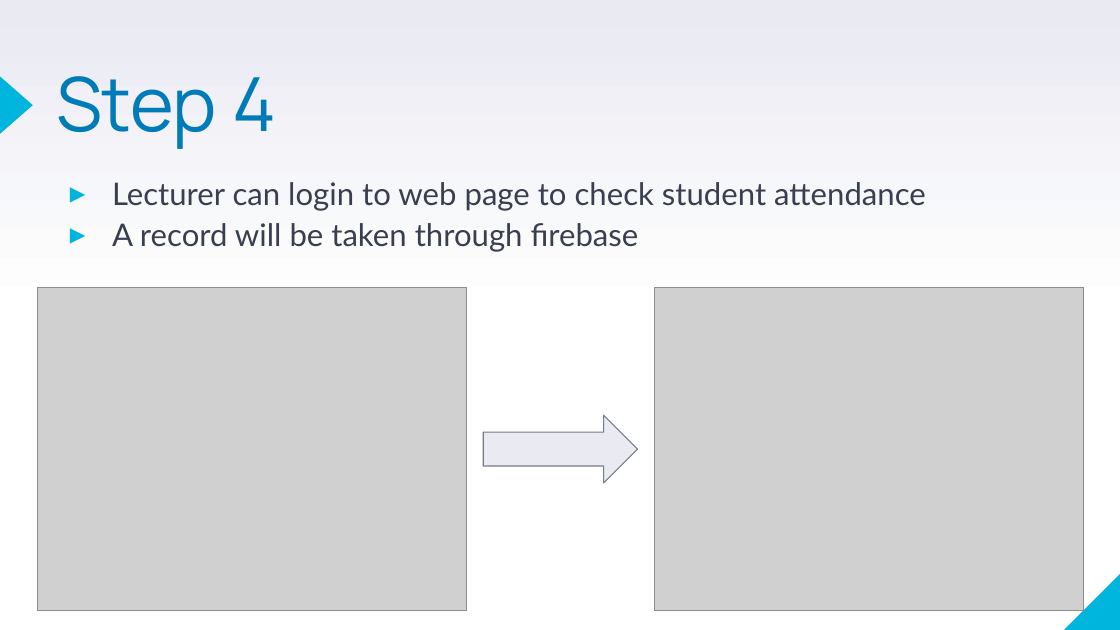
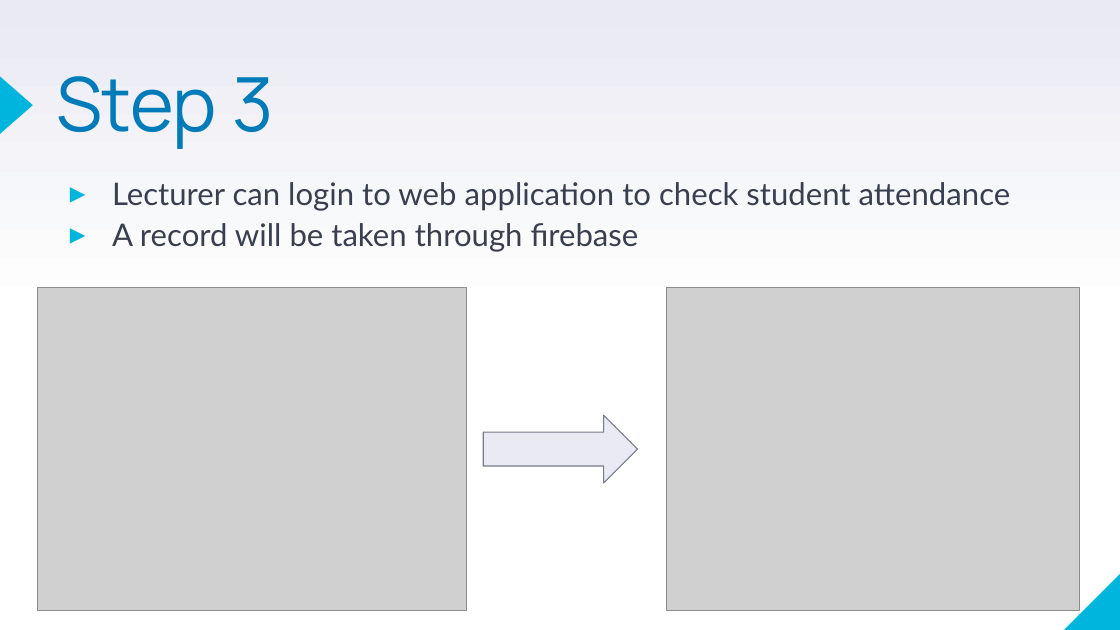
Before and after one commit to NotConfident/FaceRecognitionProject, a slide deck: slide 7 of P1 Project Presentation .pptx (slide 8 before the commit). Drawn at 1120x630 pixels with LibreOffice and Linux fonts; fonts in the diff are those of the drawing; grey boxes stand for pictures. Boxes give left, top, right and bottom in pixels: in the first picture for what was removed or moved away, otherwise in the second. Text is boxed around its words. In the diff, an @@ line names an element or a change of style, - is before the commit and + after.

```diff
--- a/P1 Project Presentation .pptx
+++ b/P1 Project Presentation .pptx
@@ title at [56,76,273,149]: text changed @@
-Step 4
+Step 3
@@ text at [112,182,1011,211]: text changed @@
-▸ Lecturer can login to web page to check student attendance
+▸ Lecturer can login to web application to check student attendance
@@ picture: place and size @@
-picture at [654,288,1084,610]
+picture at [666,288,1080,610]
```
Also in this commit, not shown: 2 other slides changed.
